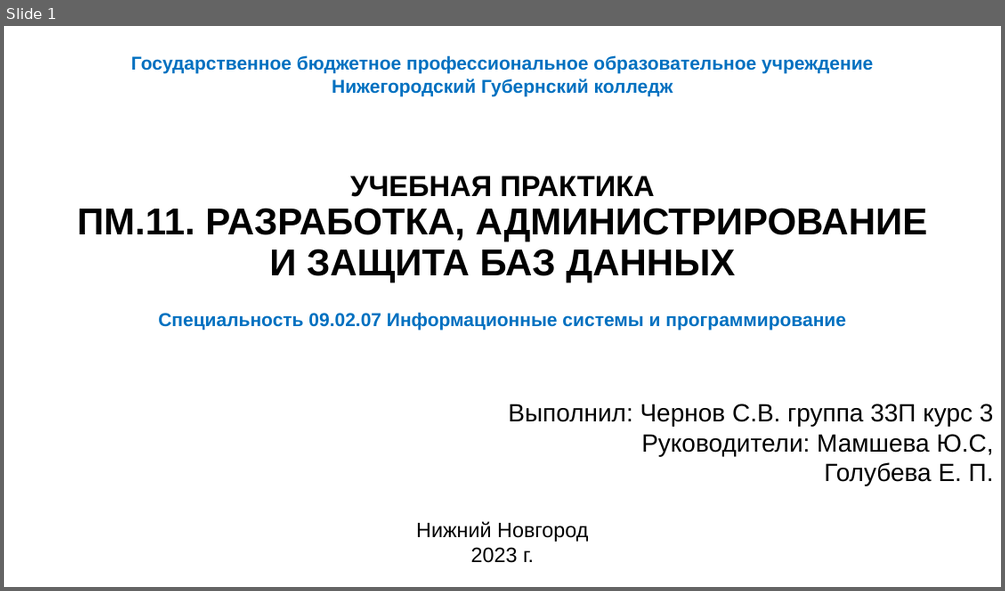
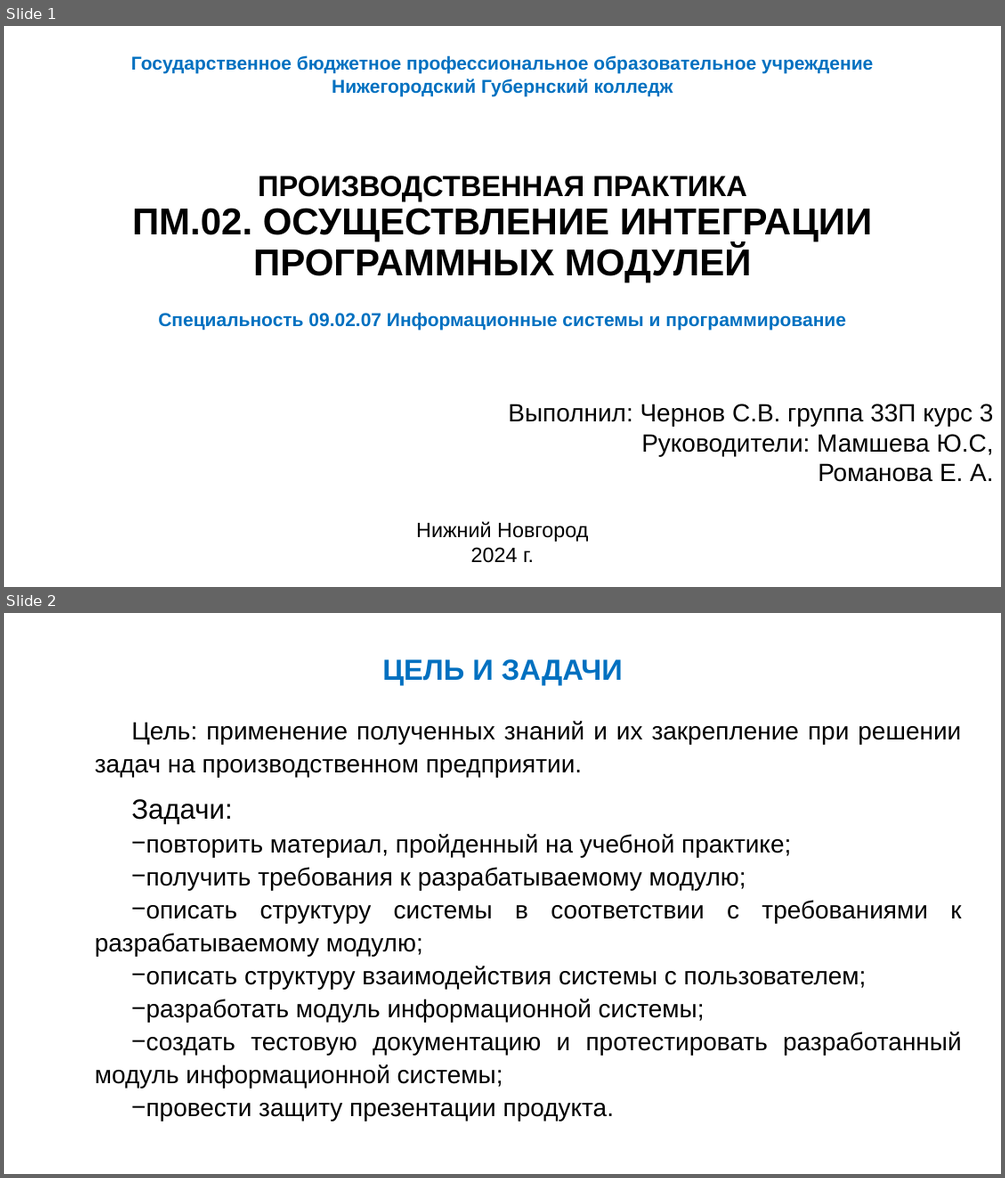
Before and after one commit to RangPinck/RequestHandler_API, a slide deck: reports/Презентация Microsoft PowerPoint.pptx. Shown one above the other, each under a label of ours: slide 1 before the commit, slides 1 and 2 after it. The pictures are 1005x591 and 1005x1178 pixels, drawn with LibreOffice and Linux fonts; fonts in the diff are those of the drawing. Boxes give left, top, right and bottom in pixels: in the first picture for what was removed or moved away, otherwise in the second. Text is boxed around its words. In the diff, an @@ line names an element or a change of style, - is before the commit and + after.

```diff
--- a/reports/Презентация Microsoft PowerPoint.pptx
+++ b/reports/Презентация Microsoft PowerPoint.pptx
@@ slide 2 added at <box>4,613,1001,1174</box>, background #FFFFFF @@
@@ text added at <box>382,659,623,685</box>, 28 pt, text #0070C0, bold @@
+ЦЕЛЬ И ЗАДАЧИ
@@ text added at <box>95,721,962,1121</box>, 24.1 pt, text #000000 @@
+Цель: применение полученных знаний и их закрепление при решении задач на производственном предприятии.
+Задачи:
+− повторить материал, пройденный на учебной практике;
+− получить требования к разрабатываемому модулю;
+− описать структуру системы в соответствии с требованиями к разрабатываемому модулю;
+− описать структуру взаимодействия системы с пользователем;
+− разработать модуль информационной системы;
+− создать тестовую документацию и протестировать разработанный модуль информационной системы;
+− провести защиту презентации продукта.
@@ slide 1 changed as well @@
@@ text at <box>132,176,872,282</box>: text changed @@
-УЧЕБНАЯ ПРАКТИКА
-ПМ.11. РАЗРАБОТКА, АДМИНИСТРИРОВАНИЕ И ЗАЩИТА БАЗ ДАННЫХ
+ПРОИЗВОДСТВЕННАЯ ПРАКТИКА
+ПМ.02. ОСУЩЕСТВЛЕНИЕ ИНТЕГРАЦИИ ПРОГРАММНЫХ МОДУЛЕЙ
@@ text at <box>817,463,993,482</box>: text changed @@
-Голубева Е. П.
+Романова Е. А.
@@ text at <box>471,547,534,563</box>: text changed @@
-2023 г.
+2024 г.
```
Also in this commit, not shown: 19 other slides added, 17 slides removed, 5 other files.
